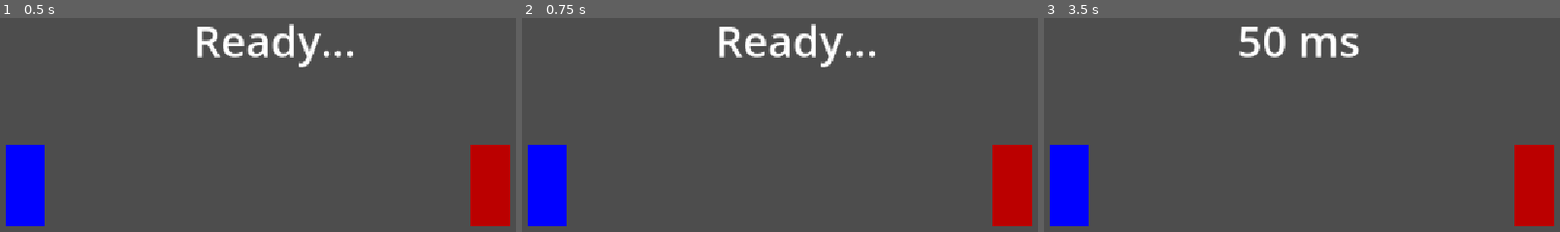
Above: before the commit, frames 1-3 (left to right).
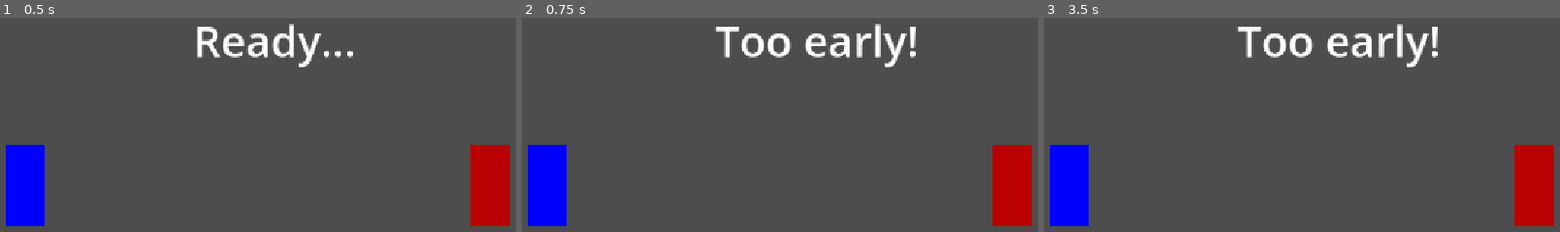
Above: after the commit, the same moments.

Repository: karolszwedo/last-draw
Game: Godot game, scene res://duel.tscn
The game is run twice, just before and just after one commit, with the same random seed, the same clock (stepped at 60 frames per second) and the same inputs.
Inputs:
- Up to frame 1 (0.5 s): no input
- Up to frame 2 (0.75 s): tap Enter at 0.5 s; tap Space at 0.6 s
- Up to frame 3 (3.5 s): tap Space at 0.77, 1.07, 1.25, 1.35, 1.52, 1.82, 2.1, 2.75, 2.85, 3.02, 3.32 s; tap Enter at 2 s

Frame 1 is identical in both runs. In frame 2, 2.7% of the frame differs, in the area x 37-77%, y 2-24%; in frame 3, 2.6%.

Commit message:
Falstart: spacja przed FIRE! daje Too early!
Co-Authored-By: Claude Opus 5.5 <noreply@anthropic.com>

Diff:
--- a/godot/duel.gd
+++ b/godot/duel.gd
@@ -1,16 +1,22 @@
 extends Node2D
 
 var fire_time = 0
+var state = "ready"
 
 func _ready():
 		$Message.text = "Ready..."
 		await get_tree().create_timer(randf_range(2.0, 5.0)).timeout
-		$Message.text = "FIRE!"
-		fire_time = Time.get_ticks_msec()
+		if state == "ready":
+				state = "fire"
+				$Message.text = "FIRE!"
+				fire_time = Time.get_ticks_msec()
 
 func _unhandled_input(event):
 		if event is InputEventKey and event.pressed and event.keycode == KEY_SPACE:
-				if fire_time > 0:
+				if state == "ready":
+						state = "done"
+						$Message.text = "Too early!"
+				elif state == "fire":
+						state = "done"
 						var reaction = Time.get_ticks_msec() - fire_time
 						$Message.text = str(reaction) + " ms"
-						fire_time = 0
Not shown, changed: PLAN.md
